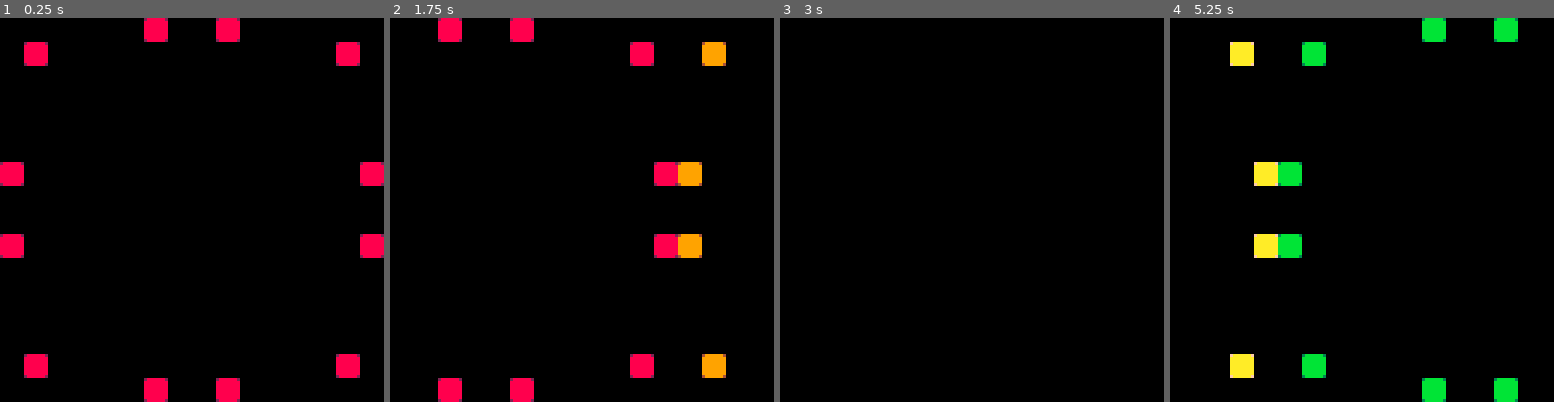
Above: before the commit, frames 1-4 (left to right).
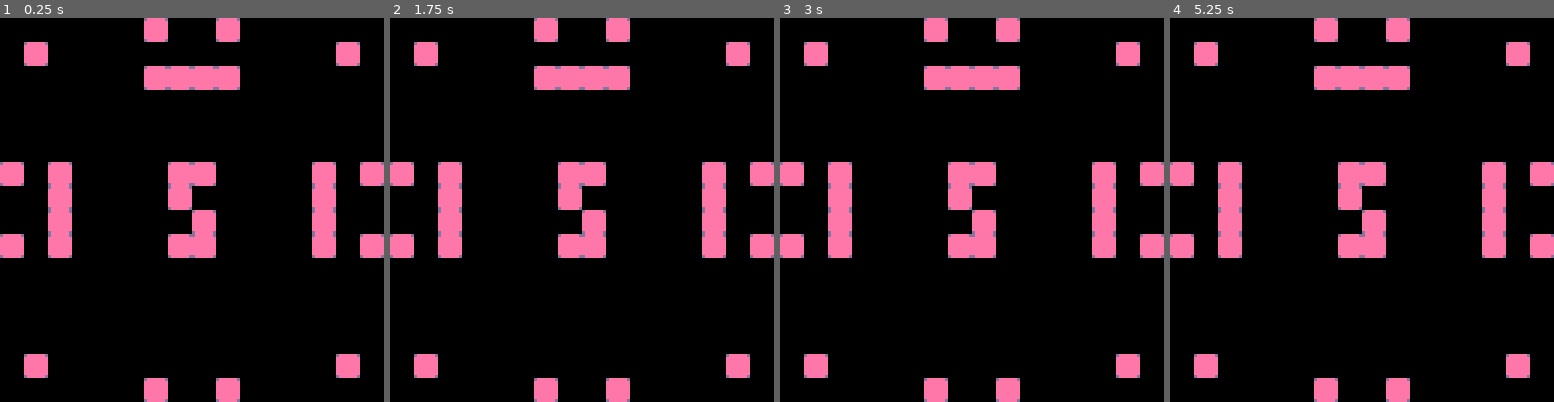
Above: after the commit, the same moments.

Repository: thomasmichaelwallace/another-moonshot
Game: PICO-8 cartridge ms_2.p8
Same seed, same stepped clock (60 frames per second), same inputs: the game is played once before the commit and once after it.
Inputs:
- Up to frame 1 (0.25 s): no input
- Up to frame 2 (1.75 s): hold Right from 1.6 s (still down)
- Up to frame 3 (3 s): release Right at 2.1 s; hold Up 2.15-2.42 s; hold Right from 2.47 s (still down)
- Up to frame 4 (5.25 s): release Right at 3.03 s; hold Left 3.08-3.58 s; hold Down 3.63-3.97 s; hold Right 4.02-4.68 s; hold Up 4.73-5.03 s; hold Left from 5.08 s (still down)

The runs differ from the first frame. In frame 1, 12% of the frame differs, in the area x 0-100%, y 0-100%; in frame 2, 16%; in frame 3, 12%; in frame 4, 16%.

Commit message:
feat: full map slide navigation with guards

Diff:
--- a/ms_2.p8
+++ b/ms_2.p8
@@ -17,7 +17,7 @@
 end
 
 mp={
- n=0,--map no.
+ n=5,--map no.
  x=0,--screen top-left x
  y=0,-- /y
  a={--animations
@@ -30,21 +30,21 @@
 }
 
 function ani_map()
- local s=4--speed
+ local s=8--speed
  if(mp.a.t)then
-  if(mp.a.d==0)then
+  if(mp.a.d==1)then
    mp.x-=s
    mp.a.x-=s
    if(mp.a.x<=0)mp.a.t=false
-  elseif(mp.a.d==1)then
+  elseif(mp.a.d==0)then
    mp.x+=s
    mp.a.x+=s
    if(mp.a.x>=0)mp.a.t=false
-  elseif(mp.a.d==2)then
+  elseif(mp.a.d==3)then
    mp.y-=s
    mp.a.y-=s
    if(mp.a.y<=0)mp.a.t=false
-  elseif(mp.a.d==3)then
+  elseif(mp.a.d==2)then
    mp.y+=s
    mp.a.y+=s
    if(mp.a.y>=0)mp.a.t=false
@@ -60,18 +60,38 @@
 end
 
 function move_map(d)
+ local n=mp.n
  if(d==0)then--⬅️
-  mp.a.n=mp.n+1
+  if(n==0)return
+  if(n>4 and n<=8)return
+  if(n>12)return
+  mp.a.n=n-1
+  mp.a.x=-128
+ elseif(d==1)then--➡️
+  if(n>=4 and n<8)return
+  if(n>=12)return
+  mp.a.n=n+1
   mp.a.x=128
- elseif(d==1)then
-  mp.a.n=mp.n-1
-  mp.a.x=-128
- elseif(d==2)then
-  mp.a.n=mp.n+8
+ elseif(d==2)then--⬆️
+  if(n==15)n=16
+  if(n==6)n=18
+  if(n<=1)return
+  if(n==2)n=15
+  if(n==3)return
+  if(n==4)n=21
+  if(n==7 or n==5)return
+  mp.a.n=n-8
+  mp.a.y=-128
+ elseif(d==3)then--⬇️
+  if(n==7)n=-6
+  if(n==13)n=-4
+  if(n==8)n=7
+  if(n==9)return
+  if(n==10)n=-2
+  if(n==11 or n==12)return
+  if(n==15 or n==14)return
+  mp.a.n=n+8
   mp.a.y=128
- elseif(d==3)then
-  mp.a.n=mp.n-8
-  mp.a.y=-128
  end
  mp.a.t=true
  mp.a.d=d
@@ -81,10 +101,10 @@
  if(mp.a.t)then
   ani_map()
  else
-  if(btnp(0))move_map(1)
-  if(btnp(1))move_map(0)
-  if(btnp(2))move_map(3)
-  if(btnp(3))move_map(2)
+  if(btnp(0))move_map(0)
+  if(btnp(1))move_map(1)
+  if(btnp(2))move_map(2)
+  if(btnp(3))move_map(3)
  end
 end
 
@@ -228,14 +248,14 @@
 __map__
 0000000000000100000100000000000000000000000002000002000000000000000000000000030000030000000000000000000000000400000400000000000000000000000005000005000000000000000000000000060000060000000000000000000000000700000700000000000000000000000008000008000000000000
 0001000000000000000000000000010000020000000000000000000000000200000300000000000000000000000003000004000000000000000000000000040000050000000000000000000000000500000600000000000000000000000006000007000000000000000000000000070000080000000000000000000000000800
-0000000000000000000000000000000000000000000000000000000000000000000000000000000000000000000000000000000000000000000000000000000000000000000000000000000000000000000000000000000000000000000000000000000000000000000000000000000000000000000000000000000000000000
-0000000000000000000000000000000000000000000000000000000000000000000000000000000000000000000000000000000000000000000000000000000000000000000000000000000000000000000000000000000000000000000000000000000000000000000000000000000000000000000000000000000000000000
-0000000000000000000000000000000000000000000000000000000000000000000000000000000000000000000000000000000000000000000000000000000000000000000000000000000000000000000000000000000000000000000000000000000000000000000000000000000000000000000000000000000000000000
-0000000000000000000000000000000000000000000000000000000000000000000000000000000000000000000000000000000000000000000000000000000000000000000000000000000000000000000000000000000000000000000000000000000000000000000000000000000000000000000000000000000000000000
-0100000000000000000000000000000102000000000000000000000000000002030000000000000000000000000000030400000000000000000000000000000405000000000000000000000000000005060000000000000000000000000000060700000000000000000000000000000708000000000000000000000000000008
-0000000000000000000000000000000000000000000000000000000000000000000000000000000000000000000000000000000000000000000000000000000000000000000000000000000000000000000000000000000000000000000000000000000000000000000000000000000000000000000000000000000000000000
-0000000000000000000000000000000000000000000000000000000000000000000000000000000000000000000000000000000000000000000000000000000000000000000000000000000000000000000000000000000000000000000000000000000000000000000000000000000000000000000000000000000000000000
-0100000000000000000000000000000102000000000000000000000000000002030000000000000000000000000000030400000000000000000000000000000405000000000000000000000000000005060000000000000000000000000000060700000000000000000000000000000708000000000000000000000000000008
+0000000000000101010100000000000000000000000002020202000000000000000000000000000000000000000000000000000000000404040400000000000000000000000000000000000000000000000000000000060606060000000000000000000000000000000000000000000000000000000008080808000000000000
+0000000000000000000000000000000000000000000000000000000000000000000000000000000000000000000000000000000000000000000000000000000000000000000000000000000000000000000000000000000000000000000000000000000000000000000000000000000000000000000000000000000000000000
+0000000000000000000000000000000000000000000000000000000000000000000000000000000000000000000000000000000000000000000000000000000000000000000000000000000000000000000000000000000000000000000000000000000000000000000000000000000000000000000000000000000000000000
+0000000000000000000000000000000000000000000000000000000000000000000000000000000000000000000000000000000000000000000000000000000000000000000000000000000000000000000000000000000000000000000000000000000000000000000000000000000000000000000000000000000000000000
+0100010000000001010000000000000102000000000002020000000000000002030000000000000303000000000000030400000000000404040000000000000405000000000000050000000000050005060006000000000606000000000600060700070000000007000000000007000708000800000008080800000000080008
+0000010000000100000100000000000000000000000000020000000000000000000000000000000003000000000000000000000000000000040000000000000000000000000000050005000000050000000006000000000600000000000600000000070000000007070700000007000000000800000000000800000000080000
+0000010000000100000100000000000000000000000000020000000000000000000000000000000300000000000000000000000000000004040000000000000000000000000000050505000000050000000006000000000006000000000600000000070000000007000700000007000000000800000000000800000000080000
+0100010000000001010000000000000102000000000002020200000000000002030000000000000303000000000000030400000000000404040000000000000405000000000000000005000000050005060006000000000606000000000600060700070000000007070700000007000708000800000000000800000000080008
 0000000000000000000000000000000000000000000000000000000000000000000000000000000000000000000000000000000000000000000000000000000000000000000000000000000000000000000000000000000000000000000000000000000000000000000000000000000000000000000000000000000000000000
 0000000000000000000000000000000000000000000000000000000000000000000000000000000000000000000000000000000000000000000000000000000000000000000000000000000000000000000000000000000000000000000000000000000000000000000000000000000000000000000000000000000000000000
 0000000000000000000000000000000000000000000000000000000000000000000000000000000000000000000000000000000000000000000000000000000000000000000000000000000000000000000000000000000000000000000000000000000000000000000000000000000000000000000000000000000000000000
@@ -248,13 +268,13 @@
 0000000000000000000000000000000000000000000000000000000000000000000000000000000000000000000000000000000000000000000000000000000000000000000000000000000000000000000000000000000000000000000000000000000000000000000000000000000000000000000000000000000000000000
 0000000000000000000000000000000000000000000000000000000000000000000000000000000000000000000000000000000000000000000000000000000000000000000000000000000000000000000000000000000000000000000000000000000000000000000000000000000000000000000000000000000000000000
 0000000000000000000000000000000000000000000000000000000000000000000000000000000000000000000000000000000000000000000000000000000000000000000000000000000000000000000000000000000000000000000000000000000000000000000000000000000000000000000000000000000000000000
-1100000000000000000000000000001112000000000000000000000000000012130000000000000000000000000000131400000000000000000000000000001415000000000000000000000000000015160000000000000000000000000000161700000000000000000000000000001718000000000000000000000000000018
-0000000000000000000000000000000000000000000000000000000000000000000000000000000000000000000000000000000000000000000000000000000000000000000000000000000000000000000000000000000000000000000000000000000000000000000000000000000000000000000000000000000000000000
-0000000000000000000000000000000000000000000000000000000000000000000000000000000000000000000000000000000000000000000000000000000000000000000000000000000000000000000000000000000000000000000000000000000000000000000000000000000000000000000000000000000000000000
-1100000000000000000000000000001112000000000000000000000000000012130000000000000000000000000000131400000000000000000000000000001415000000000000000000000000000015160000000000000000000000000000161700000000000000000000000000001718000000000000000000000000000018
-0000000000000000000000000000000000000000000000000000000000000000000000000000000000000000000000000000000000000000000000000000000000000000000000000000000000000000000000000000000000000000000000000000000000000000000000000000000000000000000000000000000000000000
-0000000000000000000000000000000000000000000000000000000000000000000000000000000000000000000000000000000000000000000000000000000000000000000000000000000000000000000000000000000000000000000000000000000000000000000000000000000000000000000000000000000000000000
-0000000000000000000000000000000000000000000000000000000000000000000000000000000000000000000000000000000000000000000000000000000000000000000000000000000000000000000000000000000000000000000000000000000000000000000000000000000000000000000000000000000000000000
-0000000000000000000000000000000000000000000000000000000000000000000000000000000000000000000000000000000000000000000000000000000000000000000000000000000000000000000000000000000000000000000000000000000000000000000000000000000000000000000000000000000000000000
+1100110000000011110000000000001112000000000012121200000000000012130000000000130013130000000000131400000000001400140000000000001415000000000015001515000000150015160016000000160016160000001600161700170000001700170000000017001718001800000018001818000000180018
+0000110000001100001100000000000000000000000012001200000000000000000000000000130013130000000000000000000000001400140000000000000000000000000015000015000000150000000016000000160000160000001600000000170000001700171700000017000000001800000018001800000000180000
+0000110000000011110000000000000000000000000012121200000000000000000000000000130013130000000000000000000000001400140000000000000000000000000015001500000000150000000016000000160016160000001600000000170000001700171700000017000000001800000018000018000000180000
+1100110000001111111100000000001112000000000000001200000000000012130000000000130013130000000000131400000000001400140000000000001415000000000015001515000000150015160016000000160016160000001600161700170000001700001700000017001718001800000018001818000000180018
+0000000000000000000000000000000000000000000000000000000000000000000000000000000000000000000000000000000000000000000000000000000000000000000000000000000000000000000000000000000000000000000000000000000000000000000000000000000000000000000000000000000000000000
+0000000000000000000000000000000000000000000000000000000000000000000000000000000000000000000000000000000000000000000000000000000000000000000000000000000000000000000000000000000000000000000000000000000000000000000000000000000000000000000000000000000000000000
+0000000000000000000000000000000000000000000000000000000000000000000000000000000000000000000000000000000000000000000000000000000000000000000000000000000000000000000000000000000000000000000000000000000000000000000000000000000000000000000000000000000000000000
+0000000000000000000000000000000000000000000012121212000000000000000000000000000000000000000000000000000000001414141400000000000000000000000015151515000000000000000000000000000000000000000000000000000000001717171700000000000000000000000018181818000000000000
 0011000000000000000000000000110000120000000000000000000000001200001300000000000000000000000013000014000000000000000000000000140000150000000000000000000000001500001600000000000000000000000016000017000000000000000000000000170000180000000000000000000000001800
 0000000000001100001100000000000000000000000012000012000000000000000000000000130000130000000000000000000000001400001400000000000000000000000015000015000000000000000000000000160000160000000000000000000000001700001700000000000000000000000018000018000000000000
